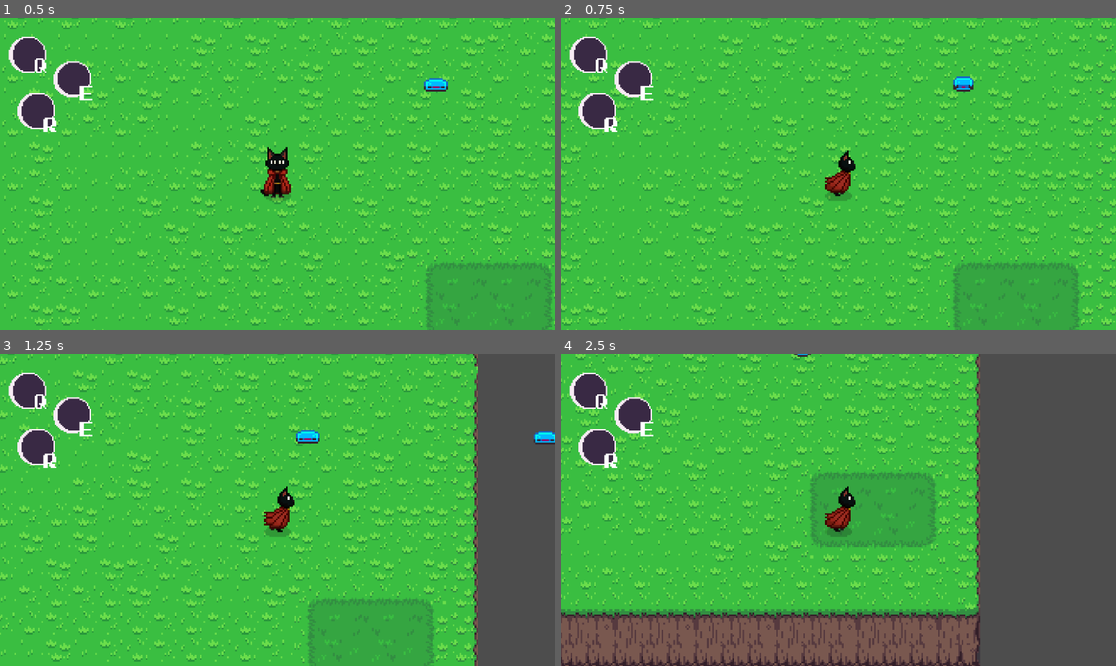
Above: before the commit, frames 1-4 (two rows, left to right).
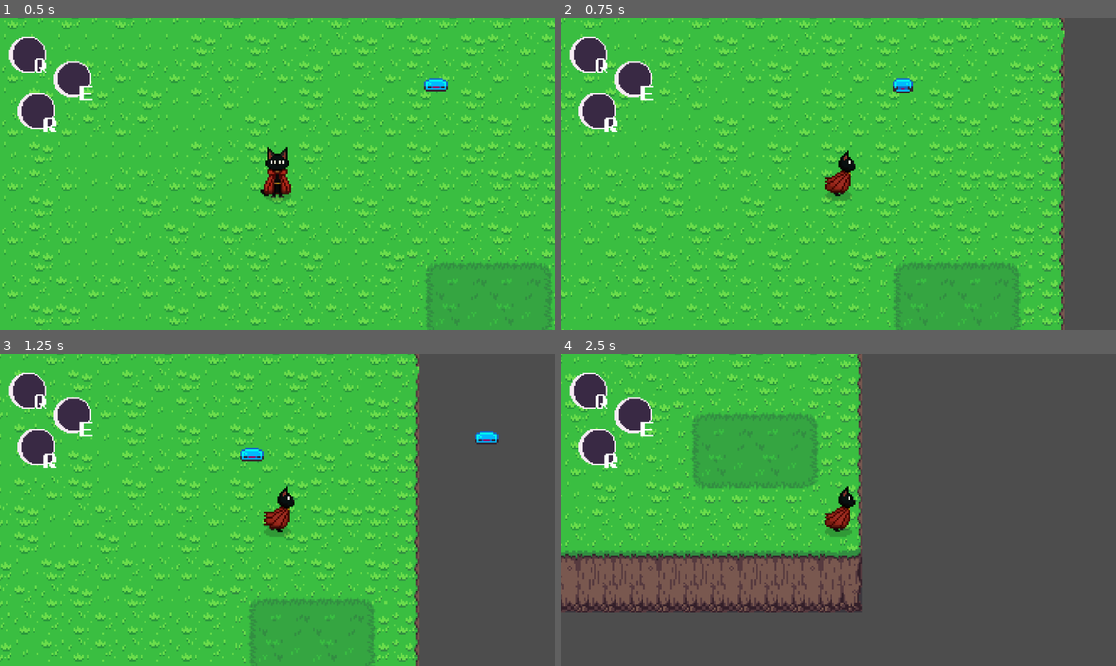
Above: after the commit, the same moments.

Repository: D4v11d/Necrocat
Game: Godot game, scene res://Scenes/main.tscn
Same seed, same stepped clock (60 frames per second), same inputs: the game is played once before the commit and once after it.
Inputs:
- Up to frame 1 (0.5 s): no input
- Up to frame 2 (0.75 s): hold D (move_right) from 0.53 s (still down); tap H (dash, bound only after the commit) at 0.6 s
- Up to frame 3 (1.25 s): keep holding D (move_right)
- Up to frame 4 (2.5 s): release D (move_right) at 1.28 s; hold S (move_down) 1.28-2.03 s; tap E (arise) at 1.35 s; tap H (dash, bound only after the commit) at 1.55, 2.3 s; hold D (move_right) from 2.03 s (still down); tap Space (attack) at 2.1 s

Frame 1 is identical in both runs. In frame 2, 30% of the frame differs, in the area x 0-100%, y 0-100%; in frame 3, 28%; in frame 4, 51%, in the area x 0-76%, y 0-100%.

Commit message:
dash movement

Diff:
--- a/Scenes/player.tscn
+++ b/Scenes/player.tscn
@@ -913,8 +913,8 @@
 
 [sub_resource type="AnimationLibrary" id="AnimationLibrary_h4iuc"]
 _data = {
-"RESET": SubResource("Animation_7dp3o"),
-"damage_cooldown": SubResource("Animation_ukyrk")
+&"RESET": SubResource("Animation_7dp3o"),
+&"damage_cooldown": SubResource("Animation_ukyrk")
 }
 
 [node name="Player" type="CharacterBody2D"]
@@ -943,9 +943,8 @@
 texture_filter = 1
 position = Vector2(0, -1)
 sprite_frames = SubResource("SpriteFrames_4s2oa")
-animation = &"cast_side"
+animation = &"idle_back"
 autoplay = "idle_front"
-frame_progress = 0.583862
 
 [node name="CollisionShape2D" type="CollisionShape2D" parent="."]
 position = Vector2(0, 8)
@@ -997,10 +996,12 @@
 
 [node name="DamageAnimationPlayer" type="AnimationPlayer" parent="."]
 libraries = {
-"": SubResource("AnimationLibrary_h4iuc")
+&"": SubResource("AnimationLibrary_h4iuc")
 }
 
 [node name="KnockbackTimer" type="Timer" parent="."]
+
+[node name="DashTimer" type="Timer" parent="."]
 
 [connection signal="body_entered" from="VerticalAttackHitbox" to="." method="_on_vertical_attack_hitbox_body_entered"]
 [connection signal="body_entered" from="HorizontalAttackHitbox" to="." method="_on_horizontal_attack_hitbox_body_entered"]
@@ -1011,3 +1012,4 @@
 [connection signal="damage_taken" from="HurtBox" to="." method="_on_hurt_box_damage_taken"]
 [connection signal="timeout" from="HurtBox/DamageCooldown" to="HurtBox" method="_on_DamageCooldown_timeout"]
 [connection signal="timeout" from="KnockbackTimer" to="." method="_on_knockback_timer_timeout"]
+[connection signal="timeout" from="DashTimer" to="." method="_on_dash_timer_timeout"]
--- a/Scenes/slime_enemy.tscn
+++ b/Scenes/slime_enemy.tscn
@@ -152,8 +152,8 @@
 
 [sub_resource type="AnimationLibrary" id="AnimationLibrary_ltp7a"]
 _data = {
-"RESET": SubResource("Animation_ltp7a"),
-"hit_flash": SubResource("Animation_ssmms")
+&"RESET": SubResource("Animation_ltp7a"),
+&"hit_flash": SubResource("Animation_ssmms")
 }
 
 [sub_resource type="CircleShape2D" id="CircleShape2D_3ao4r"]
@@ -199,7 +199,7 @@
 
 [node name="HitflashAnimationPlayer" type="AnimationPlayer" parent="."]
 libraries = {
-"": SubResource("AnimationLibrary_ltp7a")
+&"": SubResource("AnimationLibrary_ltp7a")
 }
 
 [node name="DamageNumbersOrigin" type="Node2D" parent="."]
--- a/project.godot
+++ b/project.godot
@@ -12,7 +12,7 @@
 
 config/name="NecroCat"
 run/main_scene="res://Scenes/main.tscn"
-config/features=PackedStringArray("4.3", "Forward Plus")
+config/features=PackedStringArray("4.4", "Forward Plus")
 config/icon="res://icon.svg"
 
 [autoload]
@@ -60,6 +60,12 @@
 "events": [Object(InputEventKey,"resource_local_to_scene":false,"resource_name":"","device":-1,"window_id":0,"alt_press …(195 unchanged characters)…
 ]
 }
+dash={
+"deadzone": 0.2,
+"events": [Object(InputEventKey,"resource_local_to_scene":false,"resource_name":"","device":0,"window_id":0,"alt_pressed":false,"shift_pressed":false,"ctrl_pressed":false,"meta_pressed":false,"pressed":false,"keycode":0,"physical_keycode":72,"key_label":0,"unicode":0,"location":0,"echo":false,"script":null)
+, Object(InputEventKey,"resource_local_to_scene":false,"resource_name":"","device":-1,"window_id":0,"alt_pressed":false,"shift_pressed":false,"ctrl_pressed":false,"meta_pressed":false,"pressed":false,"keycode":0,"physical_keycode":4194325,"key_label":0,"unicode":0,"location":0,"echo":false,"script":null)
+]
+}
 
 [layer_names]
 
--- a/scripts/player_movement.gd
+++ b/scripts/player_movement.gd
@@ -20,9 +20,16 @@
 @onready var slime_summon_sprite: Sprite2D = $"../CanvasLayer/HUD/Q-summon/Slime-blue"
 @onready var new_summon_label: Label = $"../CanvasLayer/NewSummonLabel"
 @onready var knockback_timer:= $KnockbackTimer
-const SPEED = 100.0
+@onready var dash_timer:= $DashTimer
+
 const ATTACK_POWER = 20.0
+const NORMAL_SPEED = 100.0
+const DASH_SPEED = 400.0
+const DASH_DURATION = 0.1
+var is_dashing = false
+var last_real_direction := Vector2.DOWN
 
+var speed = 100.0
 var last_direction := Vector2.DOWN
 var is_moving := false
 var is_attacking := false
@@ -48,21 +55,34 @@
 	if can_arise_mob:
 		summon_component.handle_arise_mob()
 
+	if Input.is_action_just_pressed("dash"):
+		is_dashing = true
+		speed = DASH_SPEED
+		dash_timer.start(DASH_DURATION)
+
 	handle_attack()
 	handle_move(delta)
 
 func handle_move(delta: float) -> void:
-	var direction := Vector2(
-		Input.get_axis("move_left", "move_right"),
-		Input.get_axis("move_up", "move_down")
-	).normalized()
+
+	var direction: Vector2
+
+	if is_dashing:
+		direction = last_real_direction
+	else:
+		direction = Vector2(
+			Input.get_axis("move_left", "move_right"),
+			Input.get_axis("move_up", "move_down")
+		).normalized()
+		if (direction != Vector2.ZERO):
+			last_real_direction = direction
 
 	if direction != Vector2.ZERO:
-		velocity = direction * SPEED * delta
+		velocity = direction * speed * delta
 		update_move_animation(direction)
 		is_moving = true
 	else:
-		velocity = velocity.move_toward(Vector2.ZERO, SPEED)
+		velocity = velocity.move_toward(Vector2.ZERO, speed)
 		if is_moving and velocity == Vector2.ZERO:
 			play_idle_animation()
 			is_moving = false
@@ -144,3 +164,8 @@
 func _on_knockback_timer_timeout() -> void:
 	is_knocked_back = false
 	velocity = Vector2.ZERO
+
+
+func _on_dash_timer_timeout() -> void:
+	speed = NORMAL_SPEED
+	is_dashing = false
Not shown, changed: Art/Font/m5x7.ttf.import
Not shown: 4 places in Scenes/main.tscn that only renumber resources
Not shown: 2 places in Scenes/player.tscn that only renumber resources
Not shown: 1 places in Scenes/slime_enemy.tscn that only renumber resources
Not shown, added: scripts/mob_follow.gd.uid
Not shown, added: scripts/mob_hurtbox.gd.uid
